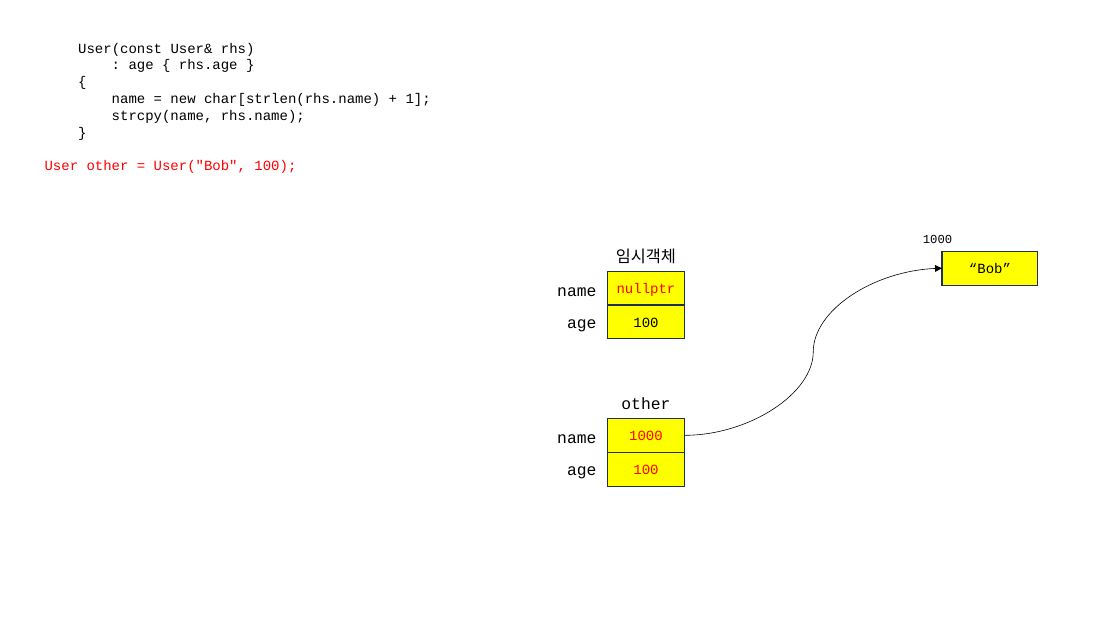
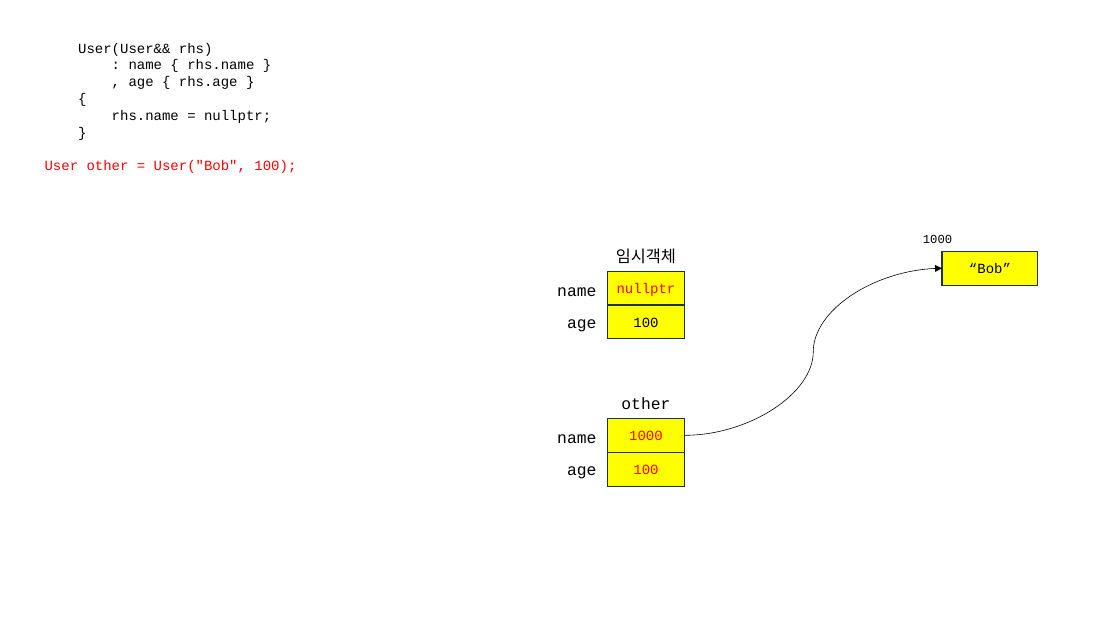
Before and after one commit to 72nkyung/hyundai_230807, a slide deck: slide 34 of hyundai_230807.pptx. Drawn at 1120x630 pixels with LibreOffice and Linux fonts; fonts in the diff are those of the drawing. Boxes give left, top, right and bottom in pixels: in the first picture for what was removed or moved away, otherwise in the second. Text is boxed around its words. In the diff, an @@ line names an element or a change of style, - is before the commit and + after.

```diff
--- a/hyundai_230807.pptx
+++ b/hyundai_230807.pptx
@@ text at (x1=78, y1=43, x2=254, y2=89): text changed @@
-User(const User& rhs)
-: age { rhs.age }
+User(User&& rhs)
+: name { rhs.name }
+, age { rhs.age }
@@ text at (x1=112, y1=110, x2=271, y2=123): text changed @@
-name = new char[strlen(rhs.name) + 1];
-strcpy(name, rhs.name);
+rhs.name = nullptr;
```
Also in this commit, not shown: 1 slide added, 2 other files.
